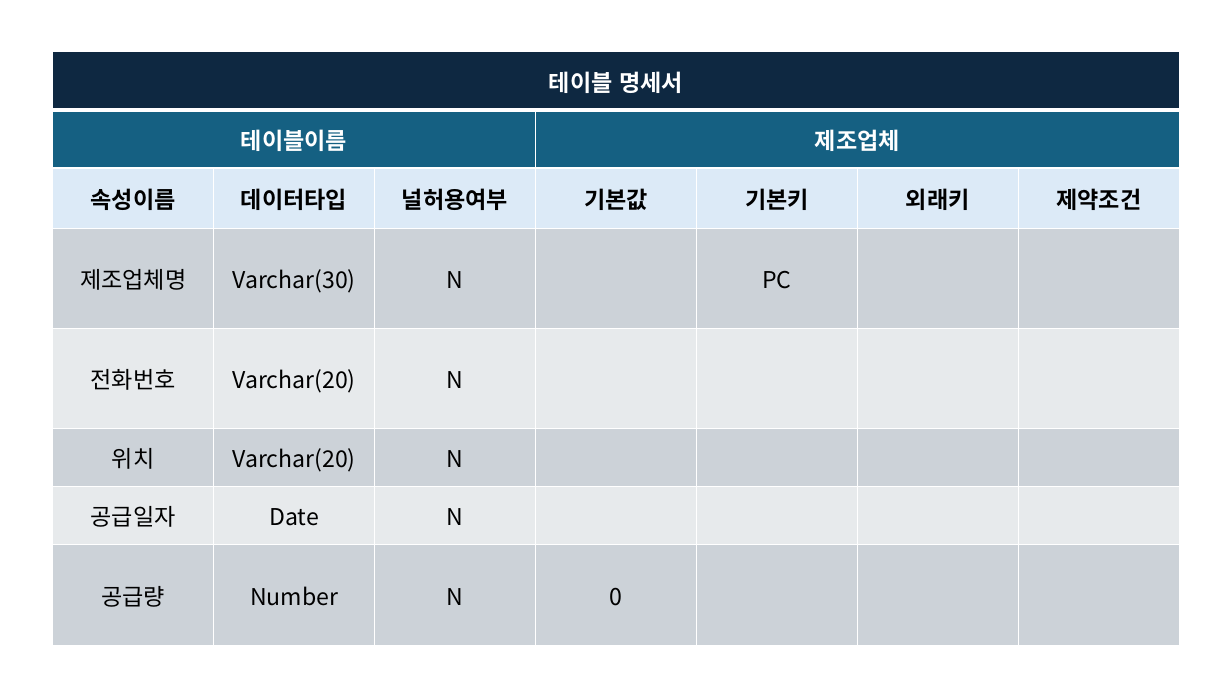
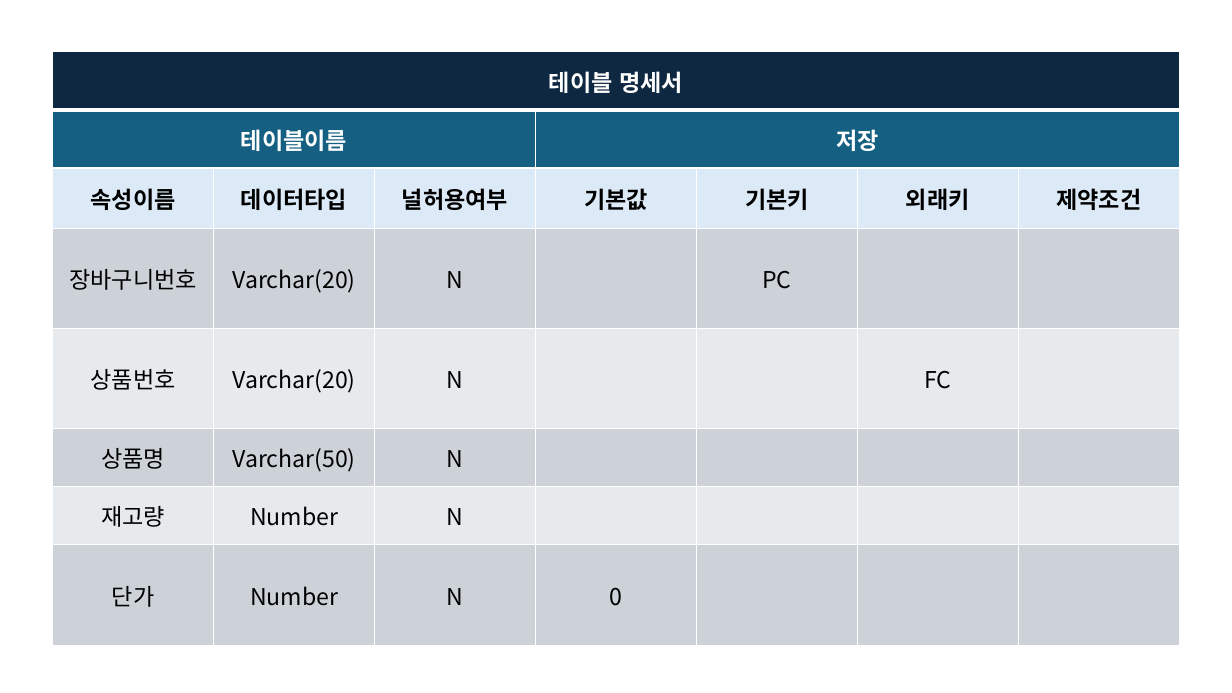
Before and after one commit to idsdk/DB_2025-2, a slide deck: slide 3 of 테이블명세서.pptx. Drawn at 1232x693 pixels with LibreOffice and Linux fonts; fonts in the diff are those of the drawing. Boxes give left, top, right and bottom in pixels: in the first picture for what was removed or moved away, otherwise in the second. Text is boxed around its words. In the diff, an @@ line names an element or a change of style, - is before the commit and + after.

```diff
--- a/테이블명세서.pptx
+++ b/테이블명세서.pptx
@@ table at box(53, 52, 1178, 645) @@
-row 2, column 4: 제조업체
+row 2, column 4: 저장
-row 4, column 1: 제조업체명
+row 4, column 1: 장바구니번호
-row 4, column 2: Varchar(30)
+row 4, column 2: Varchar(20)
-row 5, column 1: 전화번호
+row 5, column 1: 상품번호
-row 5, column 6: 
+row 5, column 6: FC
-row 6, column 1: 위치
+row 6, column 1: 상품명
-row 6, column 2: Varchar(20)
+row 6, column 2: Varchar(50)
-row 7, column 1: 공급일자
+row 7, column 1: 재고량
-row 7, column 2: Date
+row 7, column 2: Number
-row 8, column 1: 공급량
+row 8, column 1: 단가
```
Also in this commit, not shown: 4 other slides changed.
